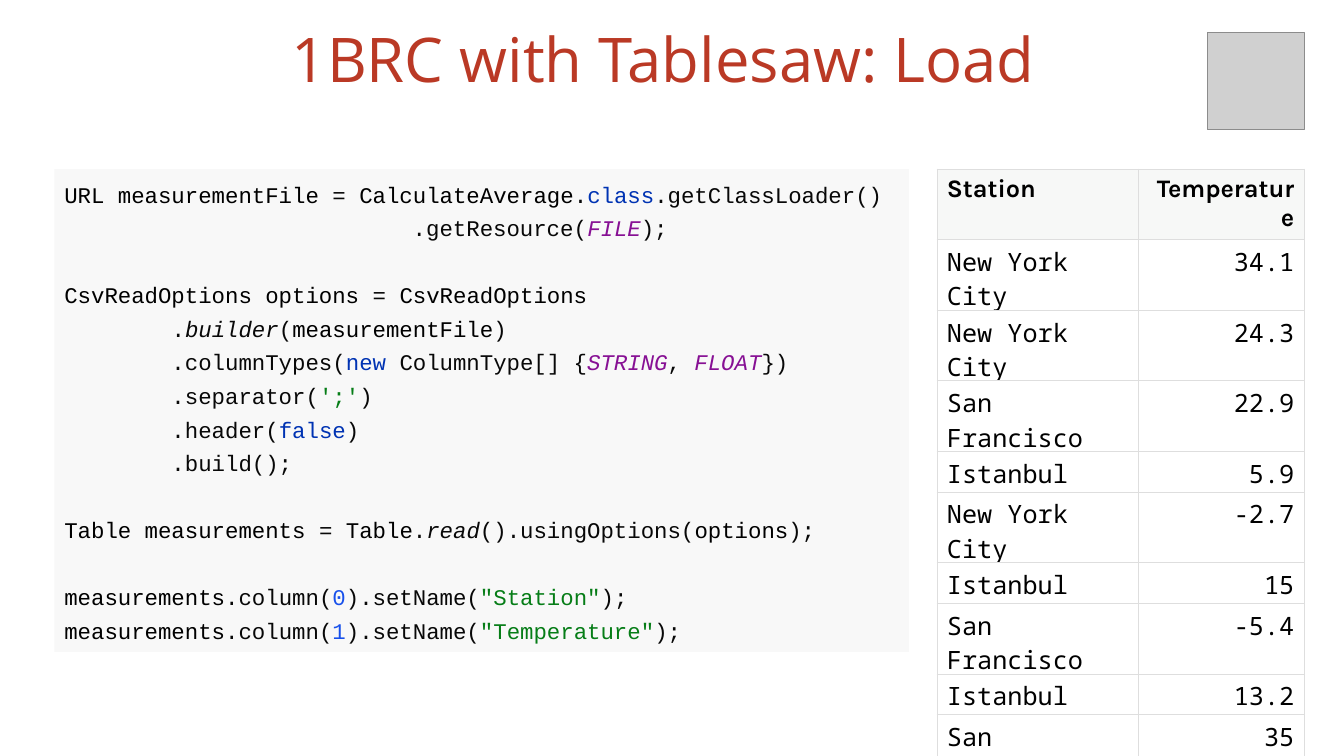
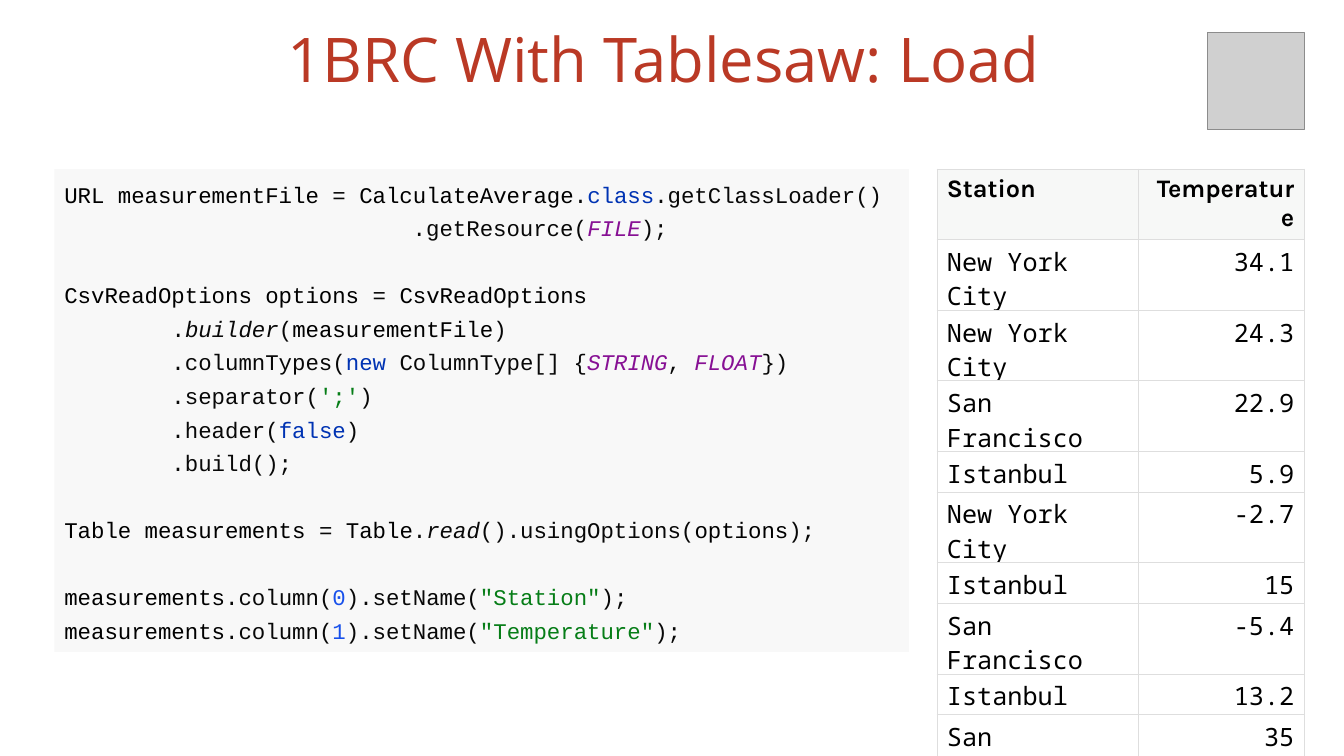
Before and after one commit to vmzakharov/missing-dataframe-talk, a slide deck: slide 19 of presentation/Missing_Dataframe_Long.pptx. Drawn at 1344x756 pixels with LibreOffice and Linux fonts; fonts in the diff are those of the drawing; grey boxes stand for pictures. Boxes give left, top, right and bottom in pixels: in the first picture for what was removed or moved away, otherwise in the second. Text is boxed around its words. In the diff, an @@ line names an element or a change of style, - is before the commit and + after.

```diff
--- a/presentation/Missing_Dataframe_Long.pptx
+++ b/presentation/Missing_Dataframe_Long.pptx
@@ title at [287, 35, 1039, 83]: text changed @@
-1BRC with Tablesaw: Load
+1BRC With Tablesaw: Load
```
Also in this commit, not shown: 6 other slides changed, 1 other file.
